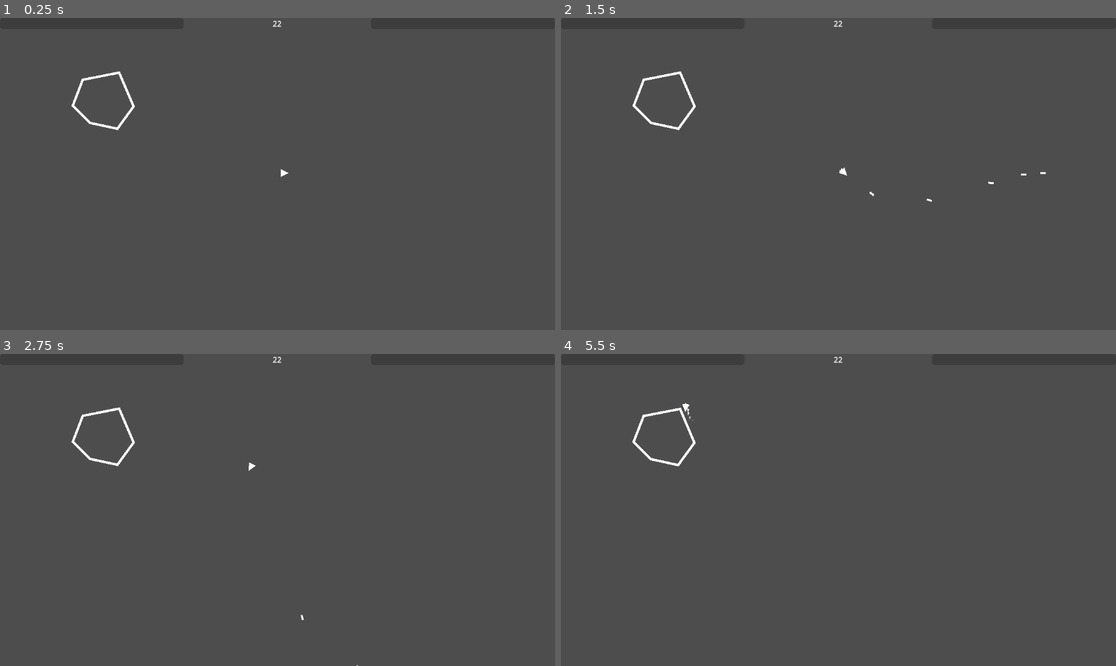
Above: before the commit, frames 1-4 (two rows, left to right).
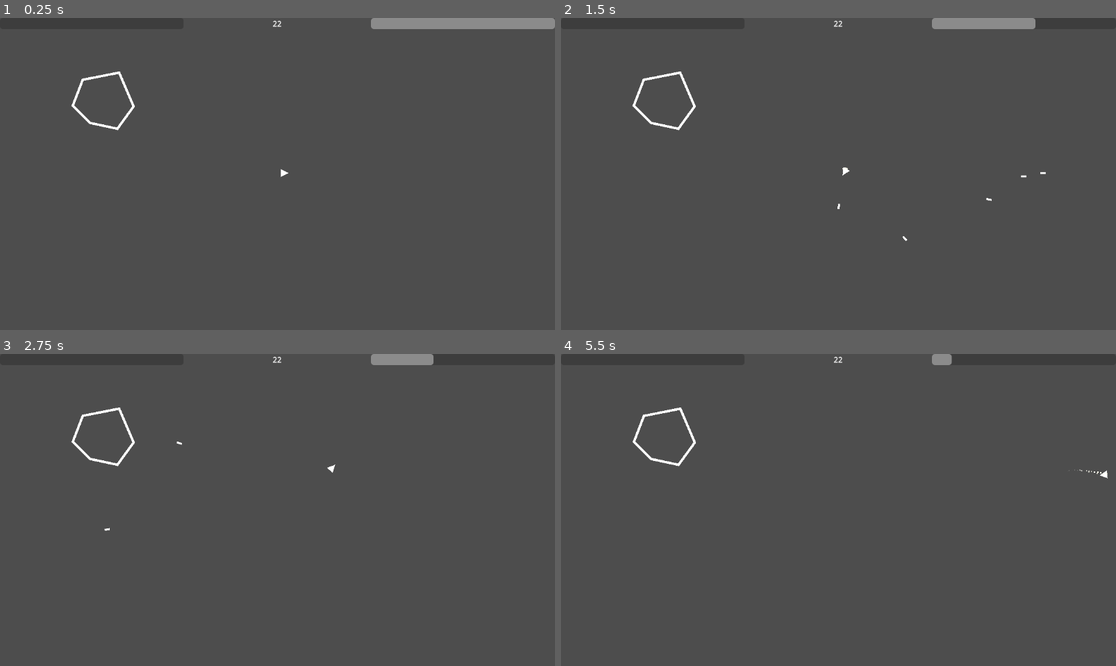
Above: after the commit, the same moments.

Repository: SerJolion/Asteroids
Game: Godot game, scene res://Scenes/main_scene.tscn
Same seed, same stepped clock (60 frames per second), same inputs: the game is played once before the commit and once after it. The project has no main scene, so this scene is started directly.
Inputs:
- Up to frame 1 (0.25 s): no input
- Up to frame 2 (1.5 s): tap Enter (ui_accept) at 0.5, 0.6, 0.77, 1.07, 1.35 s; hold Right (ui_right) 0.53-1.28 s; hold Down (ui_down) from 1.28 s (still down)
- Up to frame 3 (2.75 s): tap Enter (ui_accept) at 1.52, 1.82, 2.1 s; release Down (ui_down) at 2.03 s; hold Right (ui_right) from 2.03 s (still down)
- Up to frame 4 (5.5 s): release Right (ui_right) at 2.78 s; hold Up (ui_up) 2.78-3.53 s; tap Enter (ui_accept) at 2.85, 3.02, 3.32, 3.6, 3.77, 4.07, 4.35, 4.52, 4.82, 5.1 s; hold Left (ui_left) 3.53-5.03 s; hold Down (ui_down) from 5.03 s (still down)

The runs differ from the first frame. In frame 1, 1.2% of the frame differs, in the area x 66-100%, y 0-4%; in frame 2, 0.7%; in frame 3, 0.5%; in frame 4, 0.3%.

Commit message:
Доработал интерфейс и подправил параметры игрока
Добавил функции обновления шкал здоровья и энергии, связал интерфейс пользователя с игроком с помощью сигналов и немного подправил параметры физики игрока

Diff:
--- a/Objects/player.tscn
+++ b/Objects/player.tscn
@@ -36,10 +36,12 @@
 color_ramp = SubResource("GradientTexture1D_gk5bi")
 
 [node name="Player" type="RigidBody2D"]
-inertia = 1.0
+inertia = 0.5
 physics_material_override = SubResource("PhysicsMaterial_un3k1")
 gravity_scale = 0.0
 script = ExtResource("1_kt0p5")
+Speed = 200.0
+RotationSpeed = 200.0
 
 [node name="Visual" type="Polygon2D" parent="."]
 polygon = PackedVector2Array(10, 0, -6, -8, -6, 8)
--- a/Scripts/GameLogic.gd
+++ b/Scripts/GameLogic.gd
@@ -1,10 +1,11 @@
 extends Node
 
+@onready var World:Node2D = $World
+@onready var UserInterface:Control = $InterfaceLayer/UserInterfase
 
 # Called when the node enters the scene tree for the first time.
 func _ready():
-	pass # Replace with function body.
-
+	UserInterface.Init(World.GetPlayer())
 
 # Called every frame. 'delta' is the elapsed time since the previous frame.
 func _process(delta):
--- a/Scripts/PlayerLogic.gd
+++ b/Scripts/PlayerLogic.gd
@@ -1,4 +1,7 @@
 extends RigidBody2D
+
+signal HealthChanged(NewValue, MaxValue)
+signal EnergyChanged(NewValue, MaxValue)
 
 @onready var BulletScene:PackedScene = load("res://Objects/Bullet.tscn")
 
@@ -13,7 +16,7 @@
 @export var MaxHealth:float = 100.0
 @export var MaxEnergy:float = 100.0
 @export var ContactDamage:float = 50.0
-@export var EnergyRestoreSpeed:float = 0.01
+@export var EnergyRestoreSpeed:float = 0.1
 @export var ShootEnergyCost: float = 10.0
 
 var Health:float = 1 : set = SetHealth
@@ -47,11 +50,13 @@
 		SetHealth(Health - DamageValue)
 
 func SetHealth(value:float)->void:
+	HealthChanged.emit(value, MaxHealth)
 	Health = value
 	if Health <= 0:
 		Destroy()
 
 func SetEnergy(value:float)->void:
+	EnergyChanged.emit(value, MaxEnergy)
 	Energy = value
 
 func Destroy():
@@ -59,6 +64,7 @@
 
 func Shoot():
 	if Energy >= ShootEnergyCost:
+		Energy -= ShootEnergyCost
 		var Bullet:Node2D = BulletScene.instantiate()
 		get_parent().add_child(Bullet)
 		Bullet.translate(BulletPostition.global_position)
--- a/Scripts/UserInterfaseLogic.gd
+++ b/Scripts/UserInterfaseLogic.gd
@@ -5,15 +5,21 @@
 
 var Player:RigidBody2D = null
 
-
 # Called when the node enters the scene tree for the first time.
 func _ready():
 	pass
-
 
 # Called every frame. 'delta' is the elapsed time since the previous frame.
 func _process(delta):
 	pass
 
-func Init(player:Node2D):
+func Init(player:Node2D)->void:
 	Player = player
+	Player.HealthChanged.connect(UpdateEnergyBar)
+	Player.EnergyChanged.connect(UpdateEnergyBar)
+
+func UpdateHealthBar(value:float, MaxValue:float)->void:
+	HealthBar.value = (value * 100)/MaxValue
+
+func UpdateEnergyBar(value:float, MaxValue:float)->void:
+	EnergyBar.value = (value * 100)/MaxValue
--- a/Scripts/WorldLogic.gd
+++ b/Scripts/WorldLogic.gd
@@ -16,3 +16,6 @@
 # Called every frame. 'delta' is the elapsed time since the previous frame.
 func _process(delta):
 	pass
+
+func GetPlayer()->RigidBody2D:
+	return Player
